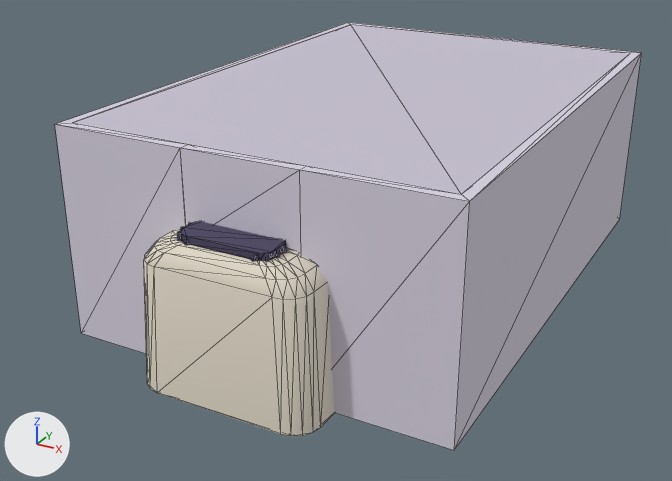
Before and after pictures for a commit that changed the glTF model client/public/ship/team-station.glb.
Both versions are drawn from a 50 mm camera at (7.71, -11.07, 8.49) aimed at (-0.48, 3.81, 1.05). Arrows for +X, +Y and +Z are at lower left; the lights stay in place. The first picture is the older version. Mesh edges are drawn as thin lines on the coarser meshes. Where no turn or scale is listed for an object, it has been applied to the vertices. Vertices at exactly the same position are counted once.

Objects in the first picture: 'briefing room ceiling', 'briefing room wall 0', 'briefing room wall lintel', 'station pod ring', 'station pod shell' and 4 more.
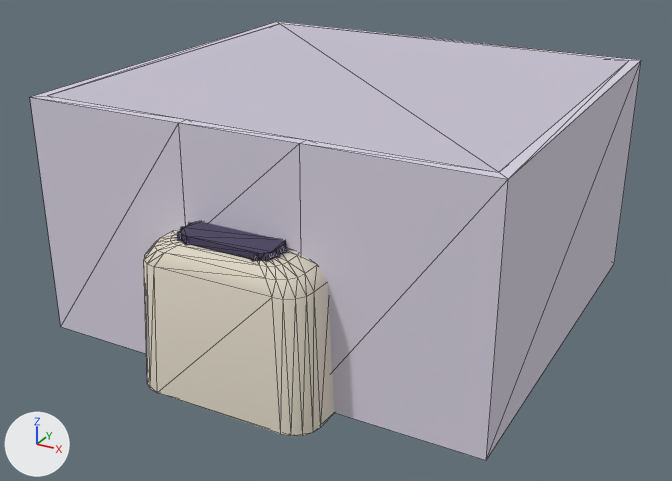
The change in detail:
me_briefing_room_ceiling is used by ob_briefing_room_ceiling; location (0.0, 0.0, 0.0).
me_briefing_room_ceiling had 4 vertices, 2 faces and spanned x -3.5..3.5, y 0.1..10.1, z 4.0.
me_briefing_room_ceiling now has 4 vertices, 2 faces and spans x -4.0..4.0, y 0.1..7.5, z 4.4.
Part 1, on me_briefing_room_ceiling:
Vertex 0 of me_briefing_room_ceiling moves from (-3.5, 0.1, 4.0) at pixel (72, 122) to (-4.0, 0.1, 4.4) at pixel (47, 95).
Vertex 1 of me_briefing_room_ceiling moves from (3.5, 0.1, 4.0) at pixel (461, 194) to (4.0, 0.1, 4.4) at pixel (498, 172).
Vertex 2 of me_briefing_room_ceiling moves from (3.5, 10.1, 4.0) at pixel (630, 53) to (4.0, 7.5, 4.4) at pixel (628, 60).
Vertex 3 of me_briefing_room_ceiling moves from (-3.5, 10.1, 4.0) at pixel (350, 24) to (-4.0, 7.5, 4.4) at pixel (279, 23).
me_briefing_room_wall_0_001 is used by ob_briefing_room_wall_0; location (0.0, 0.0, 0.0).
me_briefing_room_wall_0_001 had 72 vertices, 110 faces and spanned x -3.7..3.7, y -0.1..10.3, z 0.0..4.0.
me_briefing_room_wall_0_001 now has 72 vertices, 110 faces and spans x -4.2..4.2, y -0.1..7.7, z 0.0..4.4.
me_briefing_room_wall_0_001 part 2: 60 of 72 vertices moved; they spanned x -3.7..3.7, y -0.1..10.3, z 0.0..4.0 and now span x -4.2..4.2, y -0.1..7.7, z 0.0..4.4; mean shift (0.0, -1.04, 0.24); largest move (3.5, 10.1, 4.0) -> (4.0, 7.5, 4.4).
me_briefing_room_wall_lintel_001 is used by ob_briefing_room_wall_lintel; location (0.0, 0.0, 0.0).
me_briefing_room_wall_lintel_001 had 16 vertices, 16 faces and spanned x -1.08..1.08, y -0.1..0.18, z 2.4..4.0.
me_briefing_room_wall_lintel_001 now has 16 vertices, 16 faces and spans x -1.08..1.08, y -0.1..0.18, z 2.4..4.4.
me_briefing_room_wall_lintel_001 part 3: all 12 vertices in x -1.08..1.08, y -0.1..0.18, z 3.42..4.0 are moved by (0.0, 0.0, 0.4).

Pixel boxes (x1, y1, x2, y2) of what changed, in the pictures (672 x 481 px):
'briefing room wall 0', reshaped: before (55, 22, 642, 450); after (30, 21, 641, 460)
'briefing room ceiling', reshaped (13% shorter): before (73, 24, 630, 194); after (49, 24, 628, 172)
'briefing room wall lintel', reshaped (23% taller): before (180, 144, 306, 254); after (179, 119, 306, 254)
